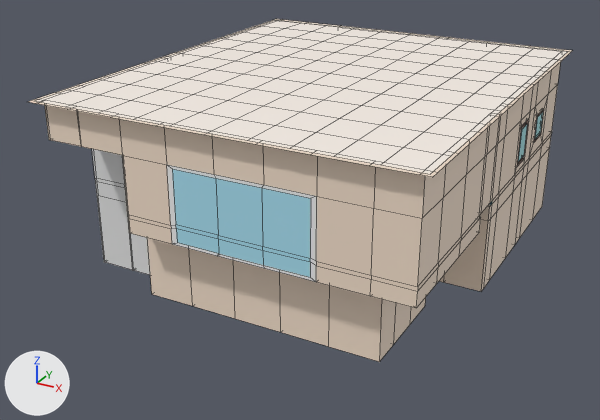
What one commit did to the FBX model Unity/TurboToys/Assets/Models/Kitchen/kitchen_01_ah.fbx.
Rendered twice from a 50 mm camera at (0.293, -0.717, 0.342) aimed at (-0.038, -0.115, 0.041). The axes (+X, +Y, +Z) are drawn at lower left. The lights are the same throughout. Mesh edges are drawn as thin lines. Where no turn or scale is listed for an object, it has been applied to the vertices.

In view in the first picture: 'kitchen_01', 'pPlane1'.
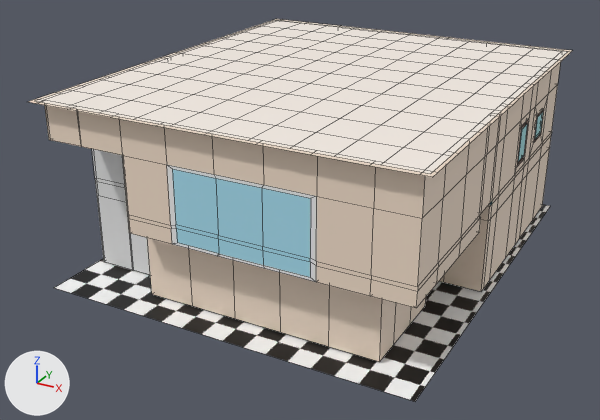
Diff of the bpy script that builds the scene:
```diff
--- a/Unity/TurboToys/Assets/Models/Kitchen/kitchen_01_ah.fbx.py
+++ b/Unity/TurboToys/Assets/Models/Kitchen/kitchen_01_ah.fbx.py
@@ img_kitchenfloor_tx_tif @@
+img_kitchenfloor_tx_tif = load_image('kitchenFloor_tx.tif', '_unpacked/kitchenFloor_tx.tif', 1024, 1024, 'sRGB')
@@ mat_kitchenfloor_lambert_01 @@
 n0 = _N.new('ShaderNodeBsdfPrincipled'); n0.name = 'Principled BSDF'
-n0.inputs[0].default_value = (0.5, 0.5, 0.5, 1.0)  # 'Base Color', grey #bcbcbc
 n1 = _N.new('ShaderNodeOutputMaterial'); n1.name = 'Material Output'
+n2 = _N.new('ShaderNodeTexImage'); n2.name = 'Image Texture'
+n2.image = img_kitchenfloor_tx_tif
+n3 = _N.new('ShaderNodeUVMap'); n3.name = 'UV Map'
+n4 = _N.new('ShaderNodeMapping'); n4.name = 'Mapping'
+n4.vector_type = 'TEXTURE'
+n4.inputs[3].default_value = (0.1, 0.1, 1.0)  # 'Scale'
 _L.new(n0.outputs[0], n1.inputs[0])  # 'BSDF' to 'Surface'
+_L.new(n3.outputs[0], n4.inputs[0])  # 'UV' to 'Vector'
+_L.new(n4.outputs[0], n2.inputs[0])  # 'Vector' to 'Vector'
+_L.new(n2.outputs[0], n0.inputs[0])  # 'Color' to 'Base Color'
@@ me_mesh_1 @@
+me_mesh_1.from_pydata(...)  # 4 vertices, 1 face; spans x -0.163..0.163, y -0.189..0.189, z 0.0
+me_mesh_1.materials.append(mat_kitchenfloor_lambert_01)
@@ ob_kitchenfloor_01 @@
+ob_kitchenfloor_01 = bpy.data.objects.new('kitchenFloor_01', me_mesh_1)
+ob_kitchenfloor_01.location = (-0.0241, -0.0871, 0.0)
```

What differs and where, as boxes (x1, y1, x2, y2) in the pictures (600 x 420 px):
'kitchenFloor_01', added
    after: (54, 204, 550, 401)
